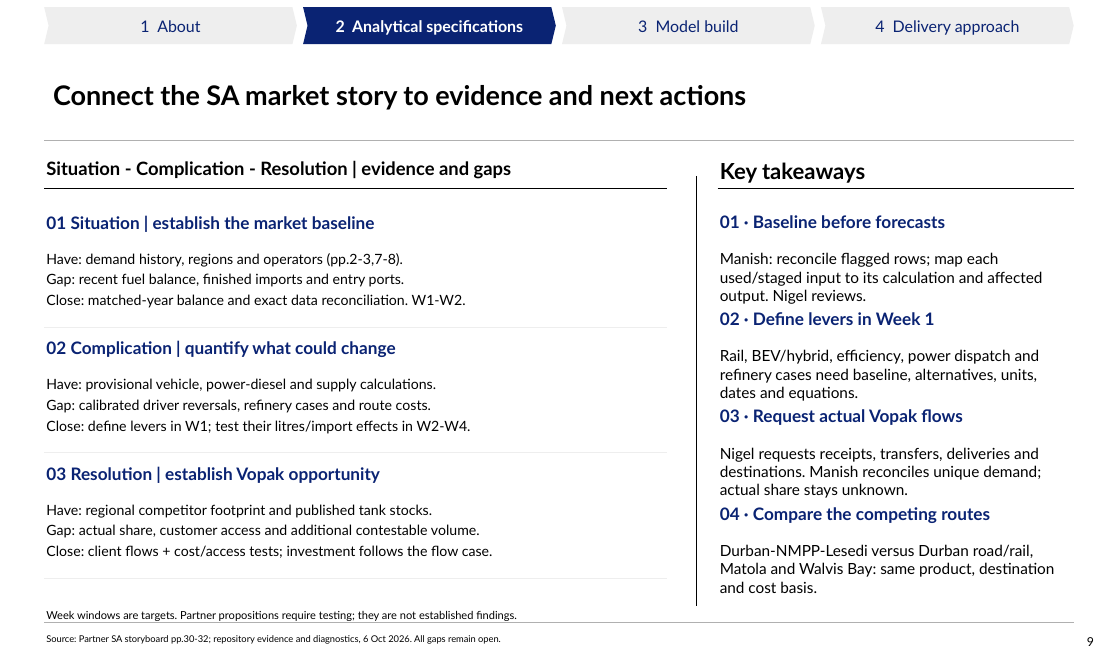
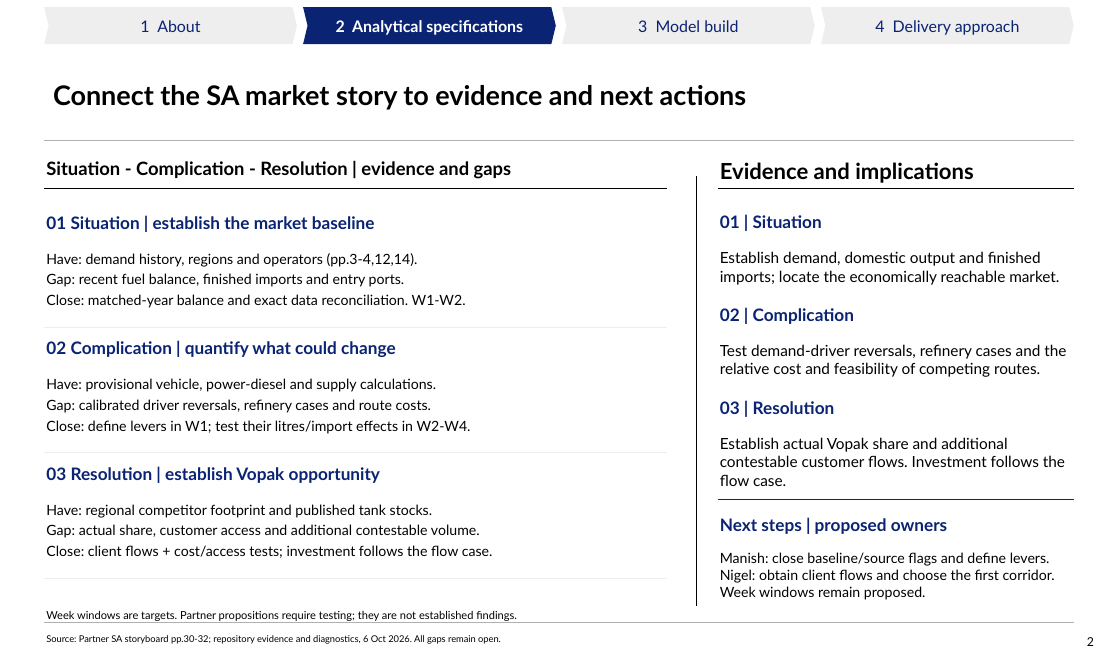
Before and after one commit to Africa-International-Advisors/liquid_fuels_model, a slide deck: slide 2 of pptx/output/delivered/Vopak_Week1_Analytical_Pack_2026_10_06.pptx (slide 9 before the commit). Drawn at 1120x663 pixels with LibreOffice and Linux fonts; fonts in the diff are those of the drawing; background and template pictures are left out. Boxes give left, top, right and bottom in pixels: in the first picture for what was removed or moved away, otherwise in the second. Text is boxed around its words. In the diff, an @@ line names an element or a change of style, - is before the commit and + after.

Commit message:
Lead Week 1 pack with SCR and separate findings from next steps
Move partner SCR overview after cover. Add six labelled evidence-gap deep dives covering national balance and ports, demand drivers, refinery scenarios, route costs, actual share and contestability, and deferred investment. Preserve regional competitor detail and existing exhibits. Deliver matching 16-page PPT and PDF under stable filenames, with prior delivery archived. PowerPoint visual review and package checks passed; governance retains 50 existing open exceptions.

```diff
--- a/pptx/output/delivered/Vopak_Week1_Analytical_Pack_2026_10_06.pptx
+++ b/pptx/output/delivered/Vopak_Week1_Analytical_Pack_2026_10_06.pptx
@@ text at (720,162,973,183): text changed @@
-Key takeaways
+Evidence and implications
@@ text at (720,215,822,228): text changed @@
-01 · Baseline before forecasts
+01 | Situation
@@ text at (46,253,418,267): text changed @@
-Have: demand history, regions and operators (pp.2-3,7-8).
+Have: demand history, regions and operators (pp.3-4,12,14).
@@ text at (720,251,1059,285): text changed @@
-Manish: reconcile flagged rows; map each used/staged input to its calculation and affected output. Nigel reviews.
+Establish demand, domestic output and finished imports; locate the economically reachable market.
@@ text at (720,308,854,324): text changed @@
-02 · Define levers in Week 1
+02 | Complication
@@ text at (720,344,1066,377): text changed @@
-Rail, BEV/hybrid, efficiency, power dispatch and refinery cases need baseline, alternatives, units, dates and equations.
+Test demand-driver reversals, refinery cases and the relative cost and feasibility of competing routes.
@@ text at (720,401,835,414): text changed @@
-03 · Request actual Vopak flows
+03 | Resolution
@@ text removed at (720,447,1041,498) @@
-Nigel requests receipts, transfers, deliveries and destinations. Manish reconciles unique demand; actual share stays unknown.
@@ text added at (720,437,1065,486), 12.5 pt, text #000000 @@
+Establish actual Vopak share and additional contestable customer flows. Investment follows the flow case.
@@ line added from (718, 499) to (1074, 499), #0A2373 0.8 pt @@
@@ text removed at (720,507,990,523) @@
-04 · Compare the competing routes
@@ text added at (720,518,947,534), 14 pt, text #0A2373, bold @@
+Next steps | proposed owners
@@ text removed at (720,544,1054,593) @@
-Durban-NMPP-Lesedi versus Durban road/rail, Matola and Walvis Bay: same product, destination and cost basis.
@@ text added at (720,552,1055,600), 11.5 pt, text #000000 @@
+Manish: close baseline/source flags and define levers. Nigel: obtain client flows and choose the first corridor. Week windows remain proposed.
@@ page number at (1087,637,1094,646): text changed @@
-9
+2
```
Also in this commit, not shown: 7 other slides changed, 6 slides added, 6 other files.
